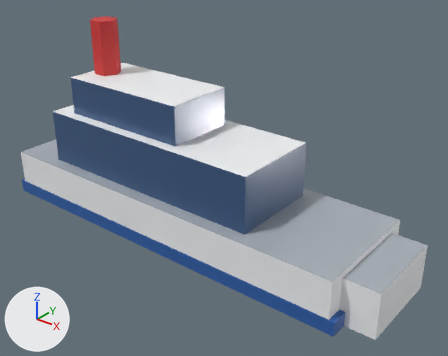
Renders of the glTF model public/models/props/boat_ferry.glb from each side of a commit.
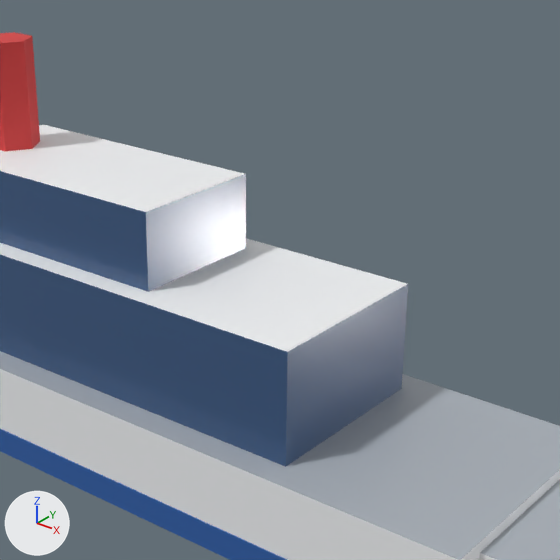
There are two pictures of each version: one whole from a 50 mm camera at (0.687, -0.758, 0.593) aimed at (0.077, 0.005, 0.12), one close up on the part from 23% to 85% of the width and 0% to 79% of the height. The axes (+X, +Y, +Z) are drawn at lower left. The lights are the same throughout. The last two pictures show the newer version.

Script lines for the objects in view, before the commit:
```python
mat_glass_dark = bpy.data.materials.new('glass_dark')
mat_glass_dark.use_nodes = True; mat_glass_dark.node_tree.nodes.clear()
_N = mat_glass_dark.node_tree.nodes; _L = mat_glass_dark.node_tree.links
n0 = _N.new('ShaderNodeBsdfPrincipled'); n0.name = 'Principled BSDF'
n0.inputs[2].default_value = 0.2  # 'Roughness'
n1 = _N.new('ShaderNodeOutputMaterial'); n1.name = 'Material Output'
n2 = _N.new('ShaderNodeMix'); n2.name = 'Mix'
n2.data_type = 'RGBA'
n2.blend_type = 'MULTIPLY'
n2.inputs[0].default_value = 1.0  # 'Factor'
n2.inputs[7].default_value = (0.0467, 0.102, 0.223, 1.0)  # 'B', blue #3d5a82
n3 = _N.new('ShaderNodeVertexColor'); n3.name = 'Color Attribute'
_L.new(n0.outputs[0], n1.inputs[0])  # 'BSDF' to 'Surface'
_L.new(n2.outputs[2], n0.inputs[0])  # 'Result' to 'Base Color'
_L.new(n3.outputs[0], n2.inputs[6])  # 'Color' to 'A'
me_boat_ferry = bpy.data.meshes.new('boat_ferry')
me_boat_ferry.from_pydata(...)  # 53 vertices, 68 faces; spans x -0.37..0.42, y -0.111..0.111, z 0.0..0.36
# faces by material slot: [20, 4, 10, 16, 18]
me_boat_ferry.materials.append(mat_hull_white)
me_boat_ferry.materials.append(mat_metal)
me_boat_ferry.materials.append(mat_hull_blue)
me_boat_ferry.materials.append(mat_glass_dark)
me_boat_ferry.materials.append(mat_sign_red)
ob_boat_ferry = bpy.data.objects.new('boat_ferry', me_boat_ferry)
ob_boat_ferry.location = (0.0, 0.0, 0.0)
```
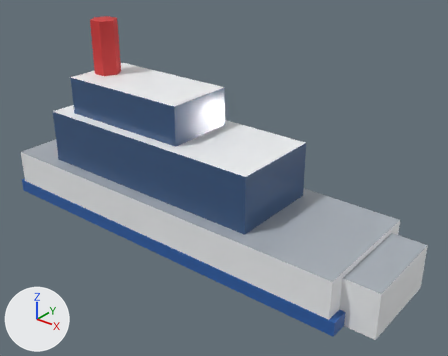
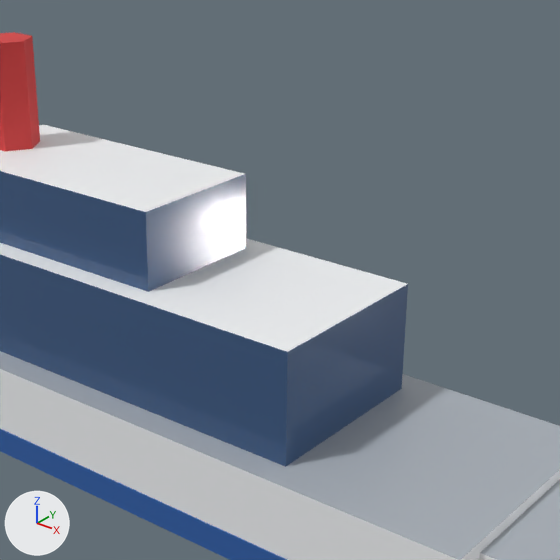
Changed parts and their boxes [x1, y1, x2, y2] in the close-ups (560 x 560 px):
```json
{"object": "boat_ferry", "change": "surface changed", "before": [143, 173, 408, 442], "after": [143, 173, 408, 442], "on screen": "darker"}
```

Edits to the scene script, one JSON object a line:
```json
{"block": "mat_glass_dark", "where": "n0 = _N.new('ShaderNodeBsdfPrincipled'); n0.name = 'Principled BSDF'"}
{"op": "set", "path": "n0.inputs[2].default_value", "old": "0.2", "new": "0.1", "note": "'Roughness'"}
```
